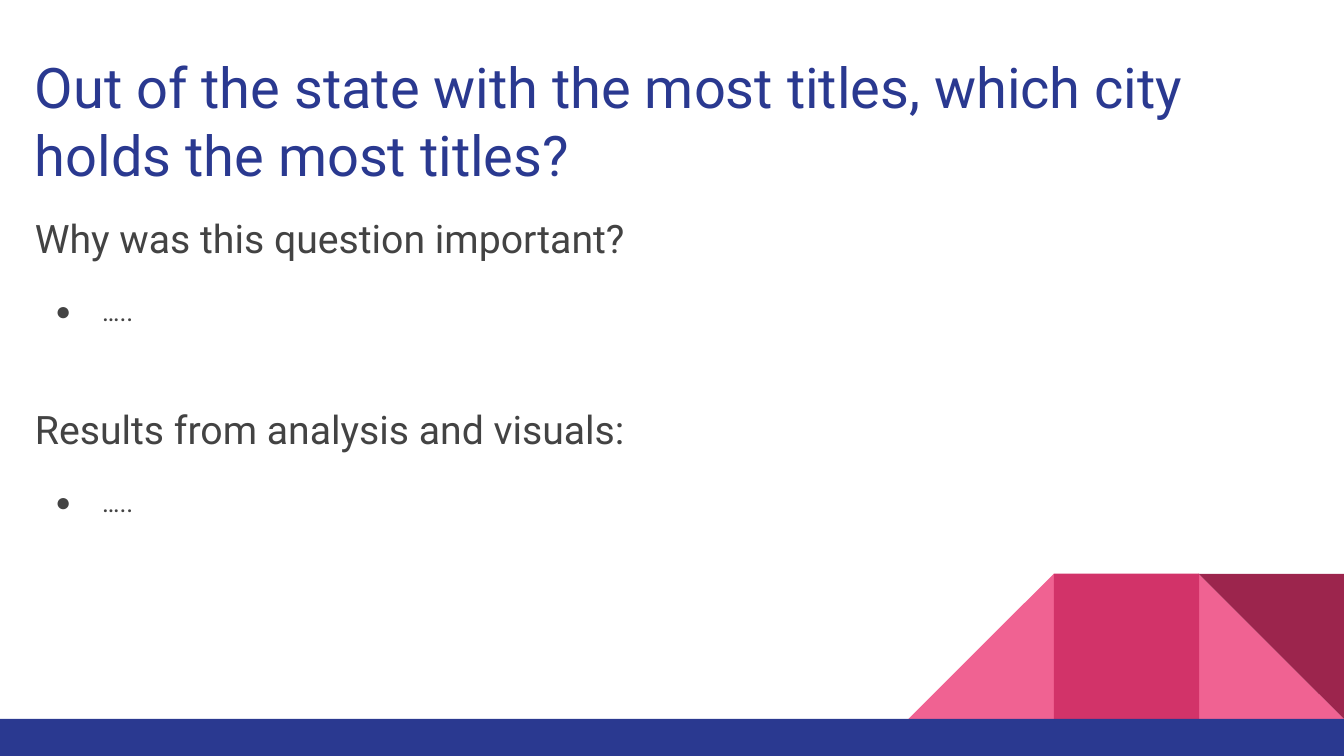
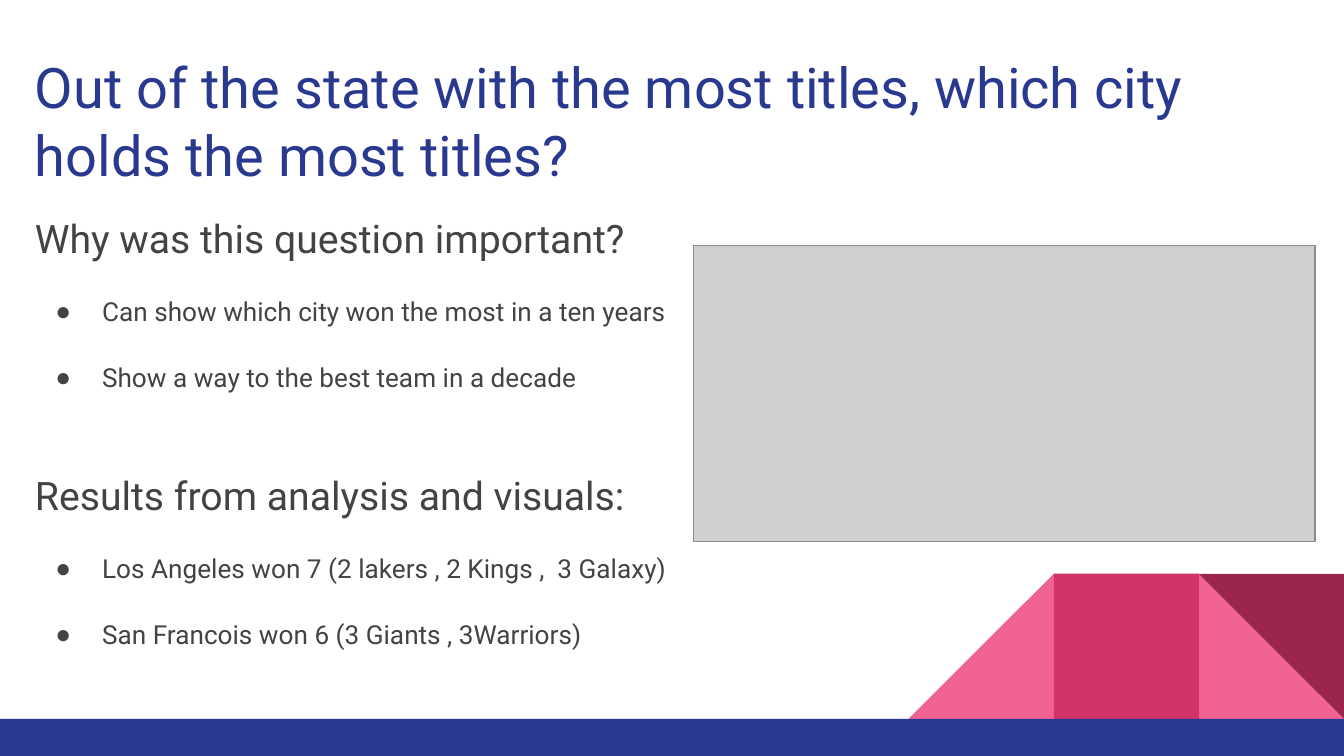
Before and after one commit to gurpal-gill1022/Project-3-Group-2, a slide deck: slide 5 of Project_3_Presentation_Deck.pptx. Drawn at 1344x756 pixels with LibreOffice and Linux fonts; fonts in the diff are those of the drawing; grey boxes stand for pictures. Boxes give left, top, right and bottom in pixels: in the first picture for what was removed or moved away, otherwise in the second. Text is boxed around its words. In the diff, an @@ line names an element or a change of style, - is before the commit and + after.

Commit message:
Updated with pictures

```diff
--- a/Project_3_Presentation_Deck.pptx
+++ b/Project_3_Presentation_Deck.pptx
@@ picture added at bbox=[694, 246, 1316, 542] @@
@@ text at bbox=[102, 301, 665, 393]: text changed @@
-● …..
+● Can show which city won the most in a ten years
+● Show a way to the best team in a decade
@@ text at bbox=[102, 557, 666, 650]: text changed @@
-● …..
+● Los Angeles won 7 (2 lakers , 2 Kings , 3 Galaxy)
+● San Francois won 6 (3 Giants , 3Warriors)
```
Also in this commit, not shown: 2 other slides changed.
